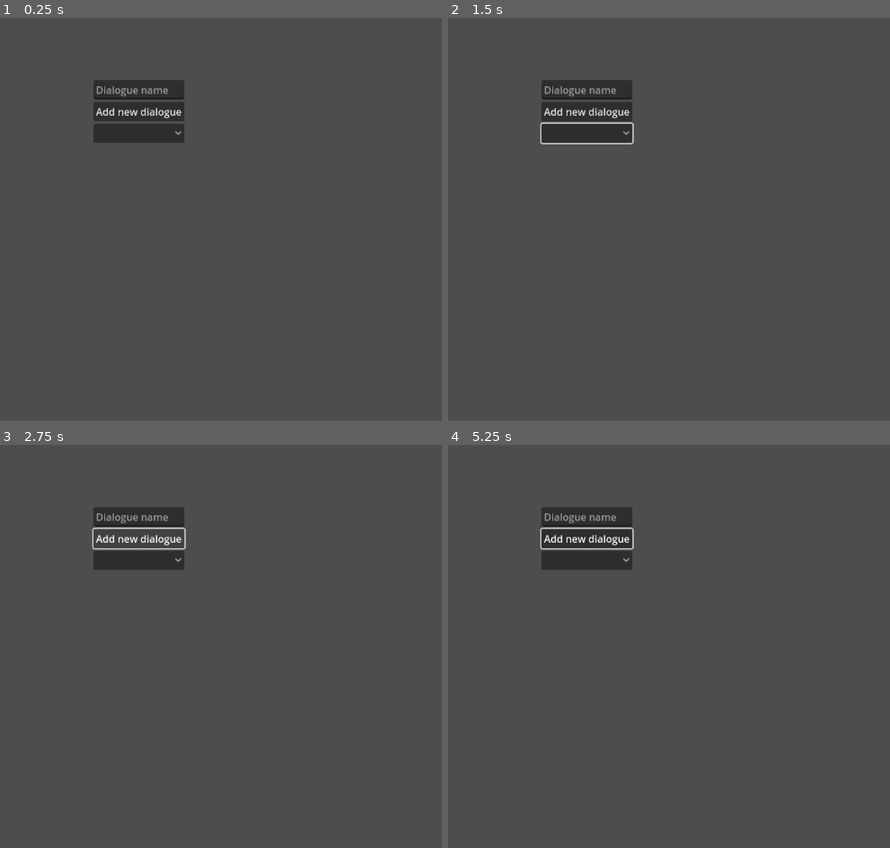
Above: before the commit, frames 1-4 (two rows, left to right).
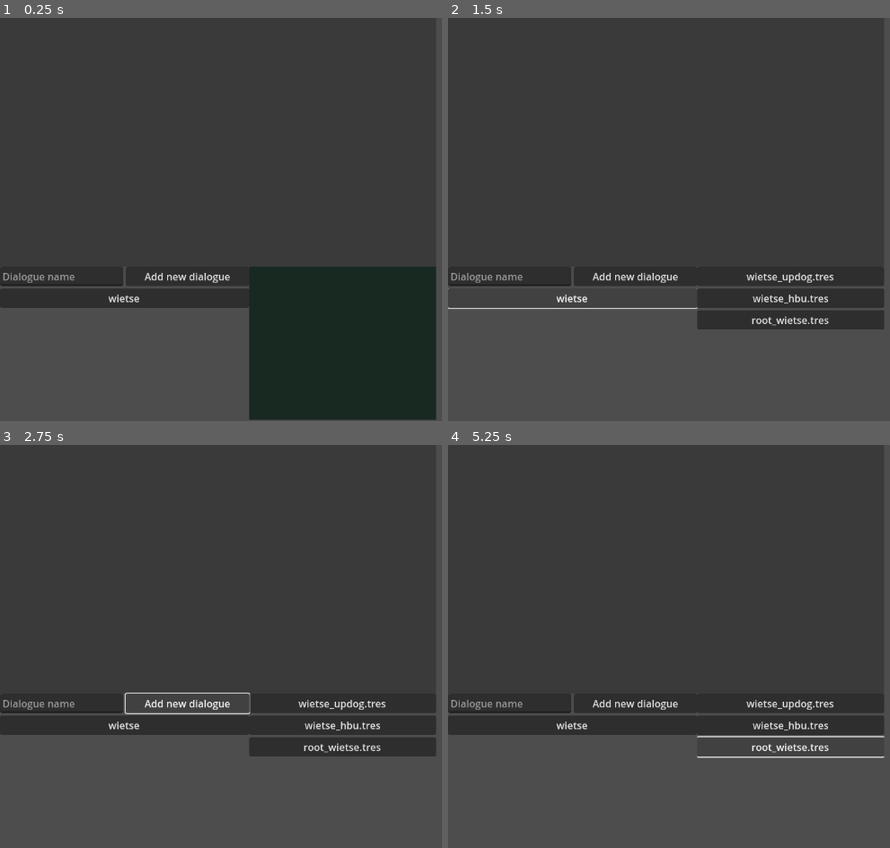
Above: after the commit, the same moments.

Repository: wnicolaas/godot-dialogue-manager
Game: Godot game, scene res://scenes/dialogueManager.tscn
Two runs of this game, one before a commit and one after it. Both use one fixed random seed, a clock stepped at 60 frames per second and the inputs below.
Inputs (mouse positions are in pixels of both pictures, inside the frame that each line leads up to):
- Up to frame 1 (0.25 s): no input
- Up to frame 2 (1.5 s): click (585, 134) at 0.52 s; click (571, 300) at 1.25 s, where only the run after the commit has a clickable "wietse"
- Up to frame 3 (2.75 s): click "Add new dialogue" at 2 s
- Up to frame 4 (5.25 s): click "Add new dialogue" at 2.75 s; click (792, 702) at 3.5 s, where only the run after the commit has a clickable "wietse_updog.tres"; click (792, 727) at 4.25 s, where only the run after the commit has a clickable "wietse_hbu.tres"; click (792, 747) at 5 s, where only the run after the commit has a clickable "root_wietse.tres"

The runs differ from the first frame. In frame 1, 22% of the frame differs, in the area x 0-99%, y 16-100%; in frame 2, 9.0%; in frame 3, 11%; in frame 4, 10%.

Commit message:
Add script selection buttons, UI cleanup

Diff:
--- a/dialogue-manager/scenes/dialogueManager.tscn
+++ b/dialogue-manager/scenes/dialogueManager.tscn
@@ -7,21 +7,64 @@
 
 [node name="HUD" type="CanvasLayer" parent="."]
 
-[node name="VBoxContainer" type="VBoxContainer" parent="HUD"]
-offset_left = 150.0
-offset_top = 100.0
-offset_right = 296.0
-offset_bottom = 166.0
+[node name="PreviewVbox" type="VBoxContainer" parent="HUD"]
+offset_right = 700.0
+offset_bottom = 400.0
 
-[node name="DialogueName" type="LineEdit" parent="HUD/VBoxContainer"]
+[node name="ColorRect" type="ColorRect" parent="HUD/PreviewVbox"]
 layout_mode = 2
+size_flags_vertical = 3
+color = Color(0.226707, 0.226707, 0.226707, 1)
+
+[node name="DialogueGroupVbox" type="VBoxContainer" parent="HUD"]
+offset_top = 400.0
+offset_right = 400.0
+offset_bottom = 646.0
+
+[node name="DialogueGroupControlsHbox" type="HBoxContainer" parent="HUD/DialogueGroupVbox"]
+layout_mode = 2
+
+[node name="DialogueGroupNameField" type="LineEdit" parent="HUD/DialogueGroupVbox/DialogueGroupControlsHbox"]
+layout_mode = 2
+size_flags_horizontal = 3
 placeholder_text = "Dialogue name"
+expand_to_text_length = true
 
-[node name="AddDialogueButton" type="Button" parent="HUD/VBoxContainer"]
+[node name="AddDialogueGroupButton" type="Button" parent="HUD/DialogueGroupVbox/DialogueGroupControlsHbox"]
 layout_mode = 2
+size_flags_horizontal = 3
 text = "Add new dialogue"
 
-[node name="DialogueSelector" type="OptionButton" parent="HUD/VBoxContainer"]
+[node name="ScrollContainer" type="ScrollContainer" parent="HUD/DialogueGroupVbox"]
 layout_mode = 2
+size_flags_vertical = 3
+horizontal_scroll_mode = 0
 
-[connection signal="pressed" from="HUD/VBoxContainer/AddDialogueButton" to="." method="_on_add_dialogue_button_pressed"]
+[node name="DialogueGroupSelectorVbox" type="VBoxContainer" parent="HUD/DialogueGroupVbox/ScrollContainer"]
+layout_mode = 2
+size_flags_horizontal = 3
+size_flags_vertical = 3
+
+[node name="ColorRect" type="ColorRect" parent="HUD/DialogueGroupVbox/ScrollContainer/DialogueGroupSelectorVbox"]
+layout_mode = 2
+size_flags_vertical = 3
+color = Color(0.409503, 0.395267, 0.54678, 1)
+
+[node name="ScrollContainer" type="ScrollContainer" parent="HUD"]
+offset_left = 400.0
+offset_top = 400.0
+offset_right = 700.0
+offset_bottom = 646.0
+horizontal_scroll_mode = 0
+
+[node name="ScriptSelectionVbox" type="VBoxContainer" parent="HUD/ScrollContainer"]
+layout_mode = 2
+size_flags_horizontal = 3
+size_flags_vertical = 3
+
+[node name="ColorRect" type="ColorRect" parent="HUD/ScrollContainer/ScriptSelectionVbox"]
+layout_mode = 2
+size_flags_vertical = 3
+color = Color(0.0964305, 0.160456, 0.13198, 1)
+
+[connection signal="pressed" from="HUD/DialogueGroupVbox/DialogueGroupControlsHbox/AddDialogueGroupButton" to="." method="_on_add_dialogue_group_button_pressed"]
--- a/dialogue-manager/scripts/DialogueManager.gd
+++ b/dialogue-manager/scripts/DialogueManager.gd
@@ -1,45 +1,78 @@
 extends Node2D
 
-var dialogue_path = "res://dialogues"
+var dialogue_root_path = "res://dialogues"
 
 @onready
-var DialogueSelector = $HUD/VBoxContainer/DialogueSelector;
+var DialogueGroupSelectionVbox = $HUD/DialogueGroupVbox/ScrollContainer/DialogueGroupSelectorVbox;
+
+@onready
+var DialogueNameField = $HUD/DialogueGroupVbox/DialogueGroupControlsHbox/DialogueGroupNameField
+
+@onready
+var ScriptSelectionVbox = $HUD/ScrollContainer/ScriptSelectionVbox
+
+enum ContentType {
+	FILE,
+	DIRECTORY
+}
 
 func _ready() -> void:
-	refresh_ui()
+	reset_dialogue_group_options()
 
-func refresh_ui() -> void:
-	DialogueSelector.clear()
-	var directory_names = list_directories(dialogue_path)
+func reset_dialogue_group_options() -> void:
+	for child in DialogueGroupSelectionVbox.get_children():
+		child.queue_free()
+
+	var directory_names = list_directory_contents(dialogue_root_path, ContentType.DIRECTORY)
 
 	for directory in directory_names:
-		DialogueSelector.add_item(directory)
+		var dialogueGroupButton = Button.new()
+		dialogueGroupButton.text = directory
+		dialogueGroupButton.pressed.connect(_on_dialogue_group_button_pressed.bind(directory))
+		DialogueGroupSelectionVbox.add_child(dialogueGroupButton)
 
-	DialogueSelector.select(-1)
 
-func list_directories(path: String) -> Array:
+# Lists either files or directories within a directory (not recursive)
+func list_directory_contents(path: String, contentType: ContentType) -> Array:
 	var dir := DirAccess.open(path)
 	if dir == null:
 		return []
 
-	var directories := []
+	var results := []
 	dir.list_dir_begin()
 	var name = dir.get_next()
 	while name != "":
-		if dir.current_is_dir():
-			directories.append(name)
+		if dir.current_is_dir() and contentType == ContentType.DIRECTORY:
+			results.append(name)
+
+		if not dir.current_is_dir() and contentType == ContentType.FILE:
+			results.append(name)
+
 		name = dir.get_next()
 	dir.list_dir_end()
 
-	return directories
+	return results
 
-func _on_add_dialogue_button_pressed() -> void:
-	var dir := DirAccess.open(dialogue_path)
+func _on_add_dialogue_group_button_pressed() -> void:
+	var dir := DirAccess.open(dialogue_root_path)
 	if dir == null:
 		return
 
 	# todo: add validation
-	var new_dialogue_name = $HUD/VBoxContainer/DialogueName.text
+	var new_dialogue_name = DialogueNameField.text
 	dir.make_dir(new_dialogue_name)
 
-	refresh_ui()
+	reset_dialogue_group_options()
+
+func _on_dialogue_group_button_pressed(dialogue_folder_name: String) -> void:
+	for child in ScriptSelectionVbox.get_children():
+		child.queue_free()
+
+	var resourceNames = list_directory_contents(
+		dialogue_root_path + "/" + dialogue_folder_name,
+		ContentType.FILE)
+
+	for resource in resourceNames:
+		var scriptButton = Button.new()
+		scriptButton.text = resource
+		ScriptSelectionVbox.add_child(scriptButton)
